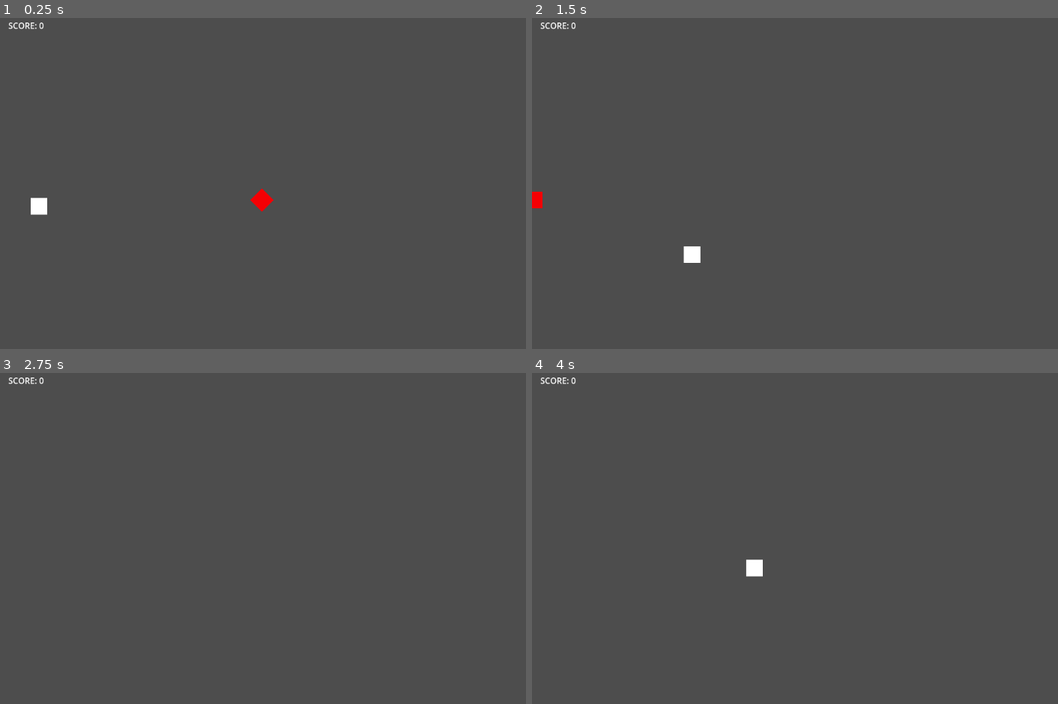
Above: before the commit, frames 1-4 (two rows, left to right).
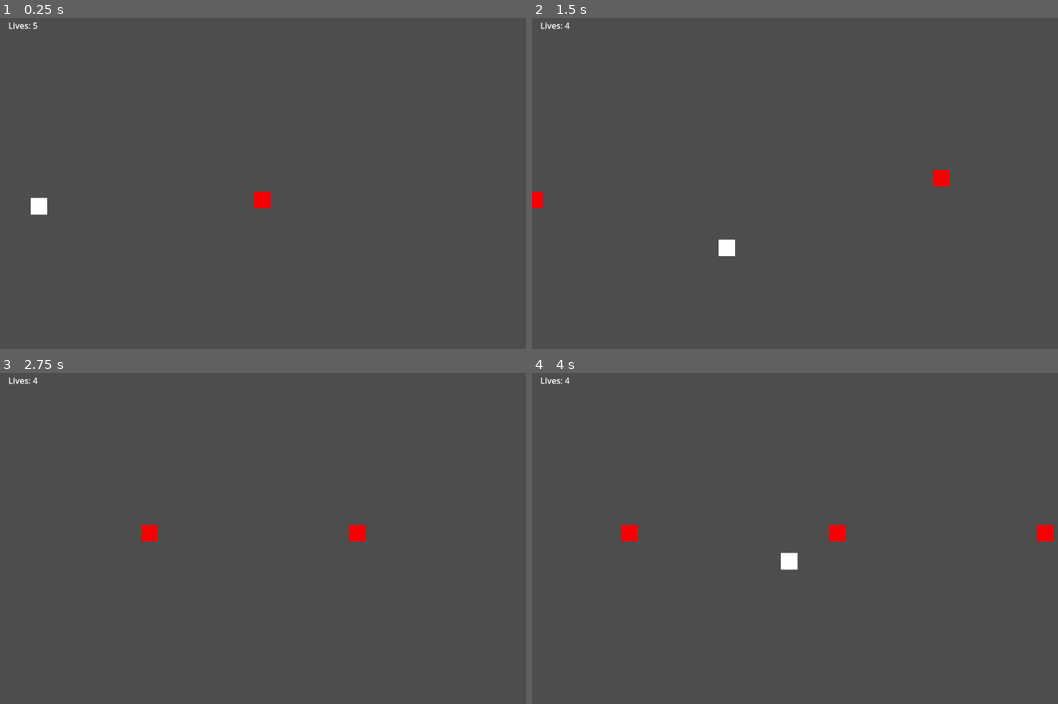
Above: after the commit, the same moments.

Repository: ArsenicBite/GODOTEXAM
Game: Godot game, scene res://BaseScene.tscn
The game is run twice, just before and just after one commit, with the same random seed, the same clock (stepped at 60 frames per second) and the same inputs.
Inputs:
- Up to frame 1 (0.25 s): no input
- Up to frame 2 (1.5 s): hold Right (ui_right) 0.53-1.28 s; hold Down (ui_down) from 1.28 s (still down)
- Up to frame 3 (2.75 s): release Down (ui_down) at 2.03 s; hold Right (ui_right) from 2.03 s (still down)
- Up to frame 4 (4 s): release Right (ui_right) at 2.78 s; hold Up (ui_up) 2.78-3.53 s; hold Left (ui_left) from 3.53 s (still down)

The runs differ from the first frame. In frame 1, 0.2% of the frame differs, in the area x 1-52%, y 1-59%; in frame 2, 0.6%; in frame 3, 0.4%; in frame 4, 0.9%, in the area x 1-100%, y 1-62%.

Commit message:
Spawners and Lives

Diff:
--- a/godotexam/BaseScene.tscn
+++ b/godotexam/BaseScene.tscn
@@ -1,18 +1,11 @@
-[gd_scene load_steps=8 format=3 uid="uid://cvhpay2mkvq3a"]
+[gd_scene load_steps=6 format=3 uid="uid://cvhpay2mkvq3a"]
 
 [ext_resource type="Script" uid="uid://d0ur5747yfomg" path="res://player.gd" id="1_15wuk"]
 [ext_resource type="Texture2D" uid="uid://b3oyn62kjlf85" path="res://Character.png" id="2_gnnrh"]
 [ext_resource type="PackedScene" uid="uid://bbj6r2lxo3dg2" path="res://EnemySpawner.tscn" id="3_a3t8j"]
 [ext_resource type="PackedScene" uid="uid://cdd72xtdvteb2" path="res://Enemy.tscn" id="4_5qhct"]
-[ext_resource type="Script" path="res://path_follow_2d.gd" id="4_gnnrh"]
 
 [sub_resource type="RectangleShape2D" id="RectangleShape2D_b0qx2"]
-
-[sub_resource type="Curve2D" id="Curve2D_15wuk"]
-_data = {
-"points": PackedVector2Array(0, 0, 0, 0, 78, 1, 0, 0, 0, 0, -114, 2, 0, 0, 0, 0, -242, 1, 0, 0, 0, 0, -406, 2)
-}
-point_count = 4
 
 [node name="Node2D" type="Node2D"]
 
@@ -34,19 +27,9 @@
 offset_bottom = 36.0
 text = "Score = 0"
 
+[node name="Enemy" parent="." instance=ExtResource("4_5qhct")]
+position = Vector2(604, 362)
+scale = Vector2(1, 1)
+
 [node name="EnemySpawner" parent="." instance=ExtResource("3_a3t8j")]
-position = Vector2(553, 355)
-
-[node name="Path2D" type="Path2D" parent="."]
-position = Vector2(604, 362)
-curve = SubResource("Curve2D_15wuk")
-
-[node name="PathFollow2D" type="PathFollow2D" parent="Path2D"]
-position = Vector2(78, 1)
-rotation = 3.13638
-script = ExtResource("4_gnnrh")
-
-[node name="Enemy" parent="Path2D/PathFollow2D" instance=ExtResource("4_5qhct")]
-position = Vector2(77.9937, 1.40625)
-rotation = -3.13638
-scale = Vector2(1, 1)
+position = Vector2(987, 320)
--- a/godotexam/Enemy.tscn
+++ b/godotexam/Enemy.tscn
@@ -7,14 +7,17 @@
 size = Vector2(32, 32)
 
 [node name="Enemy" type="Node2D"]
-
-[node name="CharacterBody2D" type="CharacterBody2D" parent="."]
-position = Vector2(0, -1)
 script = ExtResource("1_s7bn3")
 
-[node name="CollisionShape2D" type="CollisionShape2D" parent="CharacterBody2D"]
+[node name="Area2D" type="Area2D" parent="."]
+position = Vector2(0, -1)
+
+[node name="CollisionShape2D" type="CollisionShape2D" parent="Area2D"]
 shape = SubResource("RectangleShape2D_s7bn3")
 
-[node name="Character" type="Sprite2D" parent="CharacterBody2D"]
+[node name="Character" type="Sprite2D" parent="Area2D"]
 modulate = Color(0.954247, 0, 0.0155264, 1)
 texture = ExtResource("1_tt7e2")
+
+[connection signal="area_entered" from="Area2D" to="." method="_on_area_2d_area_entered"]
+[connection signal="body_entered" from="Area2D" to="." method="_on_area_2d_body_entered"]
--- a/godotexam/EnemySpawner.tscn
+++ b/godotexam/EnemySpawner.tscn
@@ -6,5 +6,6 @@
 script = ExtResource("1_tlwx7")
 
 [node name="Timer" type="Timer" parent="."]
-wait_time = 2.625
 autostart = true
+
+[connection signal="timeout" from="Timer" to="." method="_on_timer_timeout"]
--- a/godotexam/collision_shape_2d.gd
+++ b/godotexam/collision_shape_2d.gd
@@ -1,4 +1,4 @@
-extends CharacterBody2D
+extends Node2D
 
 
 @export var speed = 400
@@ -8,7 +8,7 @@
 
 
 func _process(delta):
-	rotation += angular_speed * delta
+	#rotation += angular_speed * delta
 
 	var velocity = Vector2.LEFT * speed
 
@@ -16,10 +16,7 @@
 
 
 
-#func _physics_process(delta):
-	#move_and_slide()
 
-func _on_area_3d_body_entered(body: Node3D) -> void:
-	if not is_hit:
-		is_hit = true
-		$CharacterBody2D.increase_score(1)
+
+func _on_area_2d_body_entered(body: Node2D) -> void:
+	$"../CharacterBody2D".increase_score(-1)
--- a/godotexam/enemy_spawner.gd
+++ b/godotexam/enemy_spawner.gd
@@ -4,10 +4,10 @@
 
 const ENEMY = preload("res://Enemy.tscn")
 
-
-func _on_spawn_timer_timeout() -> void:
+func _on_timer_timeout() -> void:
 	var newEnemy = ENEMY.instantiate()
 
 	get_parent().add_child(newEnemy)
 
 	newEnemy.global_position = global_position
+	pass # Replace with function body.
--- a/godotexam/player.gd
+++ b/godotexam/player.gd
@@ -1,13 +1,13 @@
 extends CharacterBody2D
 
 @export var speed = 400
-@export var score = 0
+@export var lives = 5
 
 func increase_score(amount: int) -> void:
-	score+= amount
+	lives+= amount
 
 func _process(delta: float) -> void:
-	$"../Label".text = "SCORE: " + str(score)
+	$"../Label".text = "Lives: " + str(lives)
 
 func get_input():
 	var input_direction = Input.get_vector("ui_left", "ui_right", "ui_up", "ui_down")
